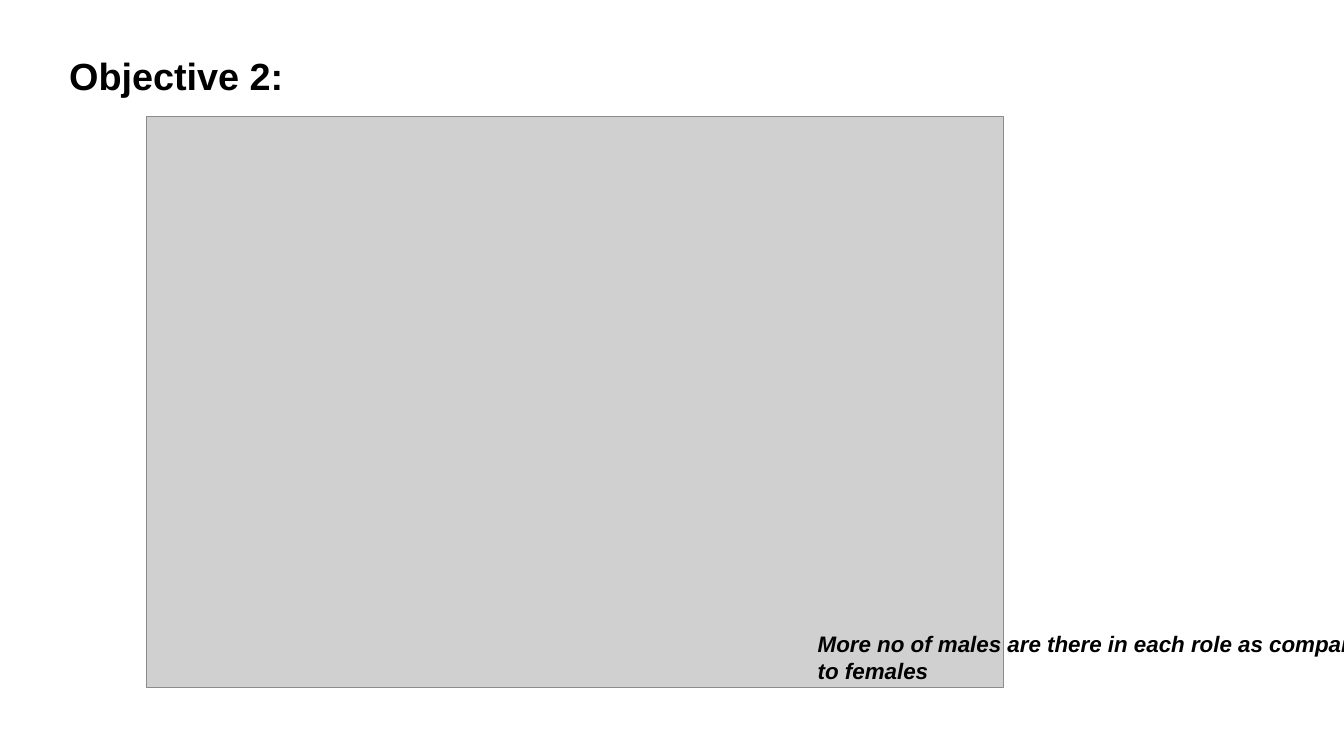
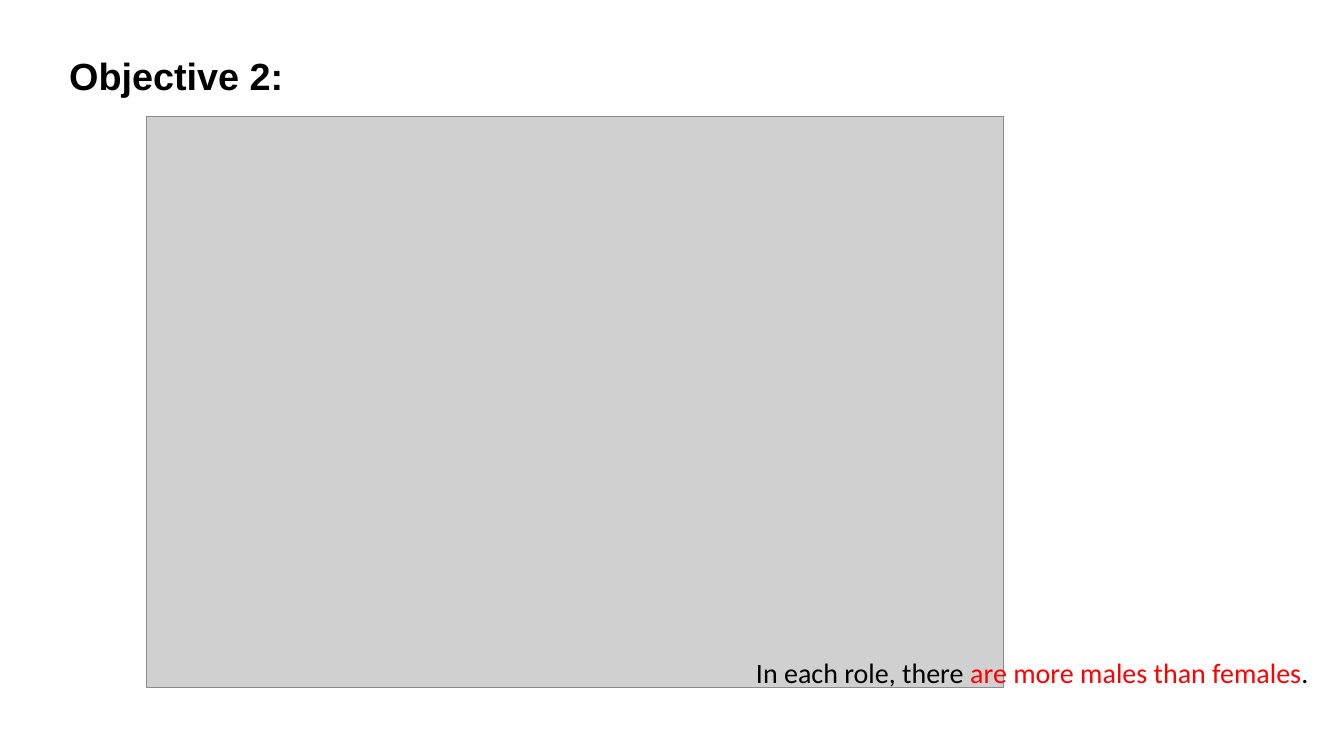
Before and after one commit to rajprasadshrestha/groupassignments, a slide deck: slide 10 of nosqldatabase/Presentation5.pptx. Drawn at 1344x756 pixels with LibreOffice and Linux fonts; fonts in the diff are those of the drawing; grey boxes stand for pictures. Boxes give left, top, right and bottom in pixels: in the first picture for what was removed or moved away, otherwise in the second. Text is boxed around its words. In the diff, an @@ line names an element or a change of style, - is before the commit and + after.

```diff
--- a/nosqldatabase/Presentation5.pptx
+++ b/nosqldatabase/Presentation5.pptx
@@ text at (756,660,1308,690): text changed; size 16 to 20 pt; font Arial to Calibri; text colour #000000 to #FF0000; bold off; italic off @@
-More no of males are there in each role as compared to females
+In each role, there are more males than females.
```
Also in this commit, not shown: 7 other slides changed, 1 slide added, 2 slides removed, 15 other files.
